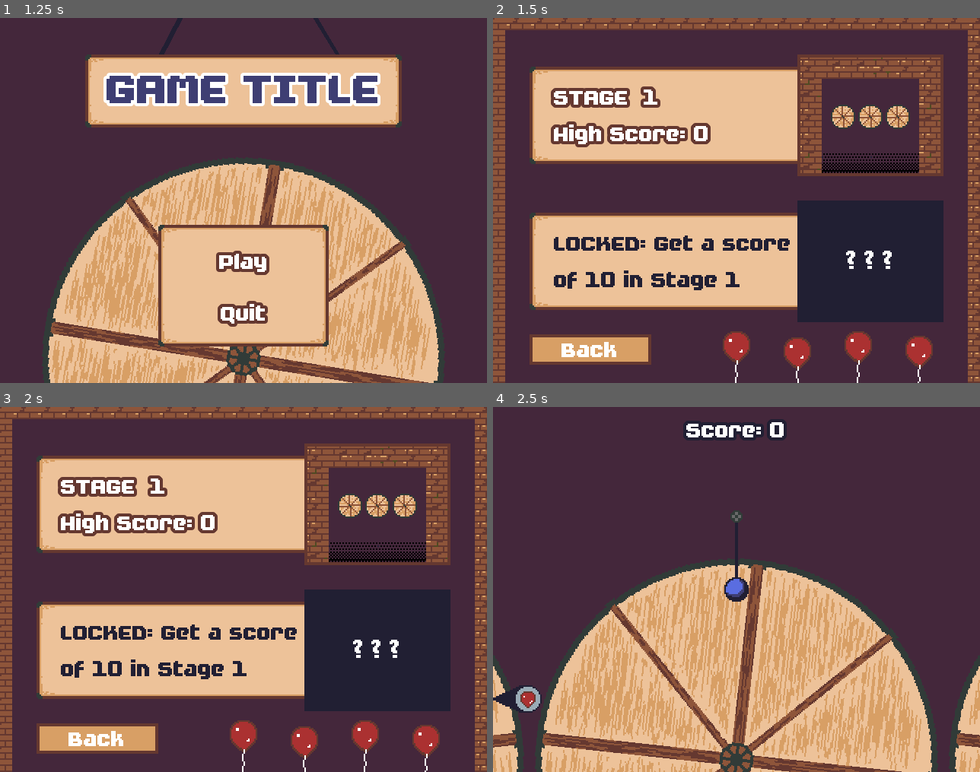
Above: before the commit, frames 1-4 (two rows, left to right).
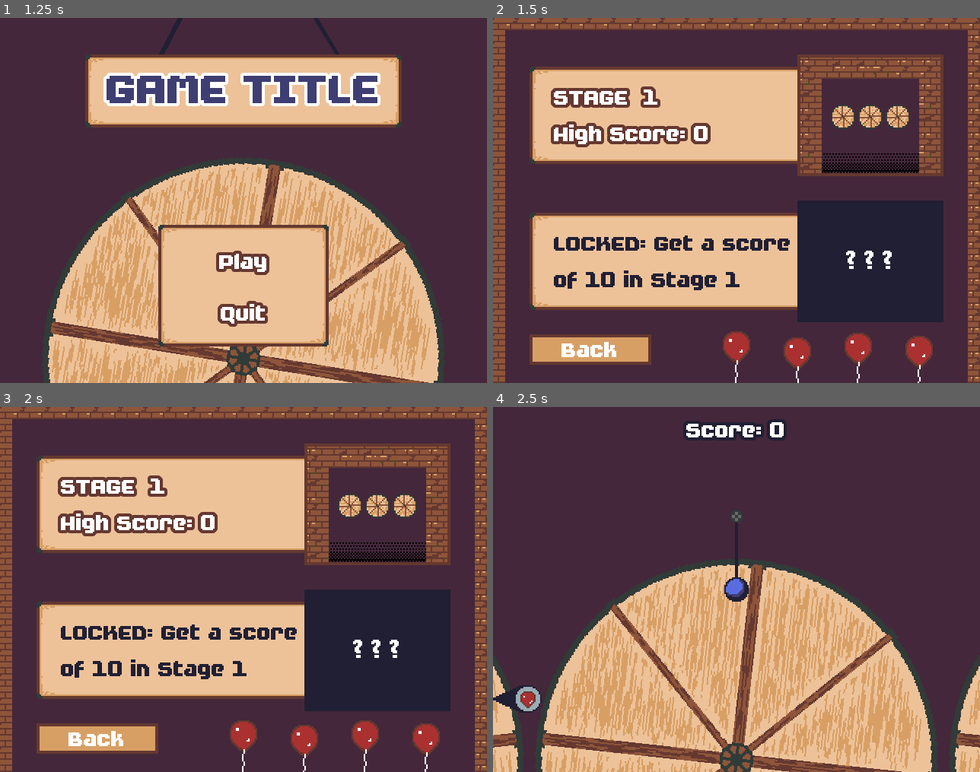
Above: after the commit, the same moments.

Repository: svntax/LD47-StuckInALoop
Game: Godot game, scene res://Main.tscn
Same seed, same stepped clock (60 frames per second), same inputs: the game is played once before the commit and once after it.
Inputs (mouse positions are in pixels of both pictures, inside the frame that each line leads up to):
- Up to frame 1 (1.25 s): move the mouse to (350, 182) at 0.52 s; click (350, 182) at 0.6 s
- Up to frame 2 (1.5 s): click "Play" at 1.25 s
- Up to frame 3 (2 s): no input
- Up to frame 4 (2.5 s): click (736, 505) at 2 s

Frame 1 is identical in both runs. In frame 2, 0.1% of the frame differs, in the area x 72-78%, y 85-99%; in frame 3, 0.2%, in the area x 59-91%, y 86-100%; in frame 4, nothing differs.

Commit message:
Added particles when a pin breaks. Fixed bug with balloon not being removed.

Diff:
--- a/Balloon/Balloon.gd
+++ b/Balloon/Balloon.gd
@@ -11,8 +11,8 @@
 
 func _ready():
 	connect("body_entered", self, "_on_body_entered")
-	yield(get_tree().create_timer(rand_range(0.1, 0.8)), "timeout")
 	animation_player.play("idle")
+	animation_player.seek(rand_range(0, 1), true)
 
 func _on_body_entered(body):
 	if body.is_in_group("Players"):
--- a/SoundHandler.gd
+++ b/SoundHandler.gd
@@ -2,3 +2,4 @@
 
 onready var select_sfx = $SelectSound
 onready var hit_sfx = $HitSound
+onready var pin_break_sfx = $PinBreakSound
--- a/SoundHandler.tscn
+++ b/SoundHandler.tscn
@@ -1,8 +1,9 @@
-[gd_scene load_steps=4 format=2]
+[gd_scene load_steps=5 format=2]
 
 [ext_resource path="res://GUI/select01.wav" type="AudioStream" id=1]
 [ext_resource path="res://SoundHandler.gd" type="Script" id=2]
 [ext_resource path="res://Player/pin_create.wav" type="AudioStream" id=3]
+[ext_resource path="res://Wheel/pin_break.wav" type="AudioStream" id=4]
 
 [node name="SoundHandler" type="Node"]
 script = ExtResource( 2 )
@@ -16,3 +17,7 @@
 stream = ExtResource( 3 )
 volume_db = -10.0
 pitch_scale = 2.0
+
+[node name="PinBreakSound" type="AudioStreamPlayer" parent="."]
+stream = ExtResource( 4 )
+volume_db = -16.0
--- a/Wheel/Pin.gd
+++ b/Wheel/Pin.gd
@@ -1,4 +1,9 @@
 extends StaticBody2D
+
+onready var area_detect = $AreaDetect
+onready var sprite = $Sprite
+onready var particles = $Particles
+onready var death_timer = $DeathTimer
 
 export (bool) var permanent = false
 onready var broken = false
@@ -7,6 +12,7 @@
 	if Input.is_action_just_pressed("left_click"):
 		var mouse_pos = get_global_mouse_position()
 		if !broken and mouse_pos.distance_to(global_position) <= 8:
+			SoundHandler.pin_break_sfx.play()
 			break_pin()
 
 func break_pin():
@@ -17,7 +23,13 @@
 		return
 	broken = true
 
-	queue_free()
+	sprite.hide()
+	collision_mask = 0
+	collision_layer = 0
+	area_detect.collision_layer = 0
+	area_detect.collision_mask = 0
+	particles.emitting = true
+	death_timer.start()
 
 func _on_AreaDetect_body_entered(body):
 	if body.is_in_group("Players"):
@@ -27,3 +39,7 @@
 			break_pin()
 		else:
 			body.get_parent().play_hit_sound()
+
+
+func _on_DeathTimer_timeout():
+	queue_free()
--- a/Wheel/Pin.tscn
+++ b/Wheel/Pin.tscn
@@ -8,6 +8,22 @@
 
 [sub_resource type="CircleShape2D" id=2]
 radius = 6.0
+
+[sub_resource type="ParticlesMaterial" id=3]
+lifetime_randomness = 0.5
+emission_shape = 1
+emission_sphere_radius = 3.0
+flag_disable_z = true
+direction = Vector3( 0, -1, 0 )
+spread = 90.0
+gravity = Vector3( 0, 114, 0 )
+initial_velocity = 32.0
+initial_velocity_random = 0.18
+orbit_velocity = 0.0
+orbit_velocity_random = 0.0
+scale = 4.0
+scale_random = 0.5
+color = Color( 0.196078, 0.235294, 0.223529, 1 )
 
 [node name="Pin" type="StaticBody2D"]
 collision_layer = 4
@@ -28,4 +44,17 @@
 
 [node name="CollisionShape2D2" type="CollisionShape2D" parent="AreaDetect"]
 shape = SubResource( 2 )
+
+[node name="Particles" type="Particles2D" parent="."]
+emitting = false
+amount = 3
+lifetime = 0.8
+one_shot = true
+explosiveness = 1.0
+local_coords = false
+process_material = SubResource( 3 )
+
+[node name="DeathTimer" type="Timer" parent="."]
+one_shot = true
 [connection signal="body_entered" from="AreaDetect" to="." method="_on_AreaDetect_body_entered"]
+[connection signal="timeout" from="DeathTimer" to="." method="_on_DeathTimer_timeout"]
Not shown: 1 places in Wheel/Pin.tscn that only renumber resources
